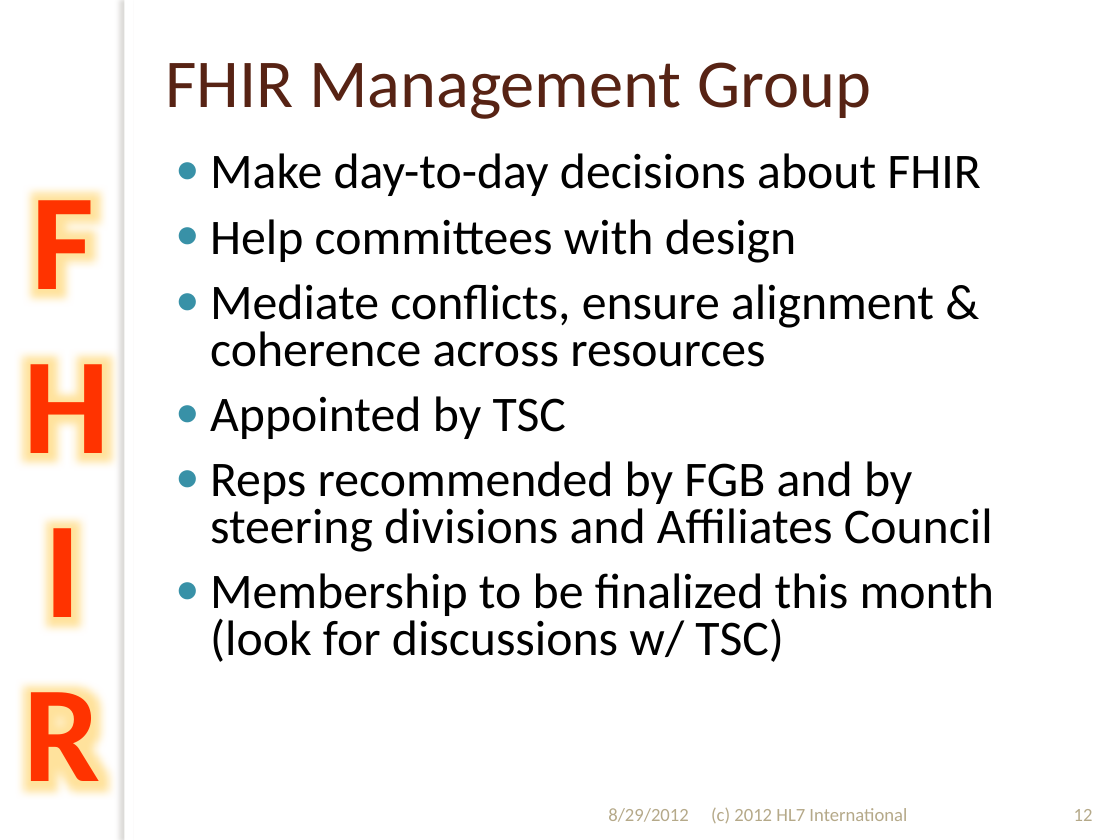
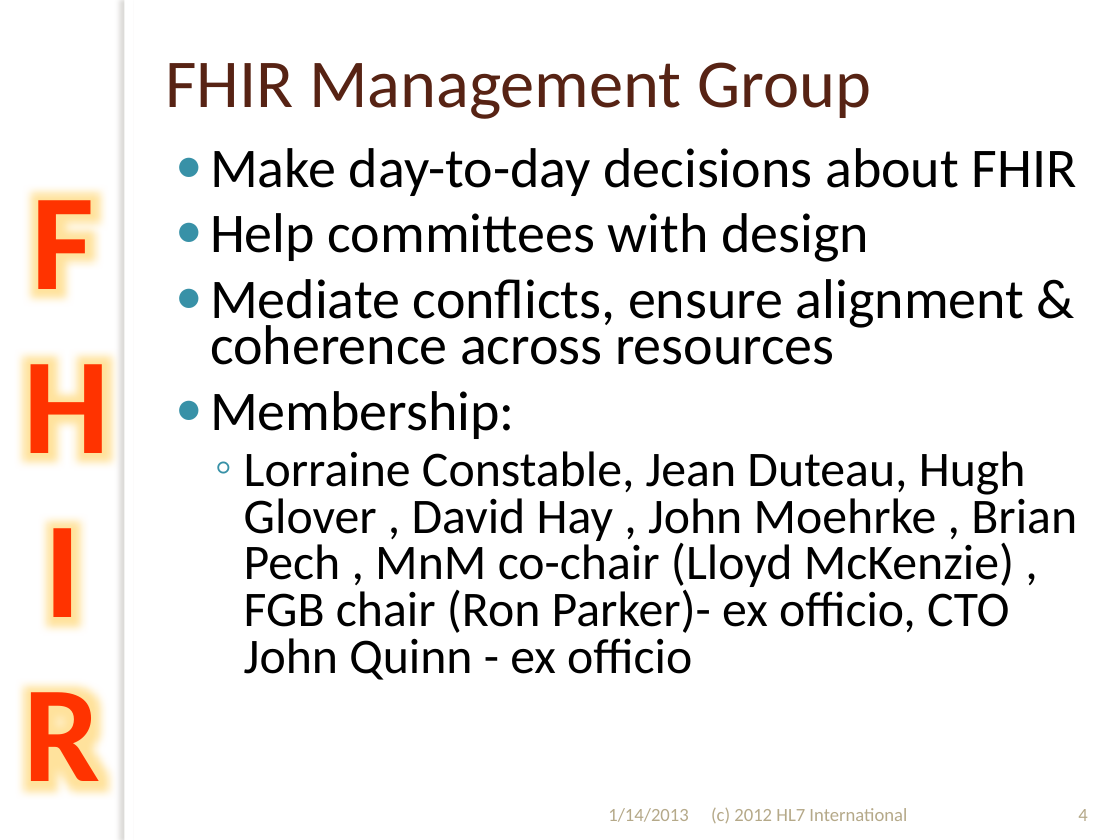
Before and after one commit to vista-novo/fhir, a slide deck: slide 4 of presentations/2012-Sept/201209 WGM Hands on with FHIR.pptx (slide 12 before the commit). Drawn at 1120x840 pixels with LibreOffice and Linux fonts; fonts in the diff are those of the drawing; background and template pictures are left out. Boxes give left, top, right and bottom in pixels: in the first picture for what was removed or moved away, otherwise in the second. Text is boxed around its words. In the diff, an @@ line names an element or a change of style, - is before the commit and + after.

```diff
--- a/presentations/2012-Sept/201209 WGM Hands on with FHIR.pptx
+++ b/presentations/2012-Sept/201209 WGM Hands on with FHIR.pptx
@@ text at [210, 148, 1077, 365]: size 32 to 36 pt in "Make day-to-day decisions about FHIR", "Help committees with design", "Mediate conflicts, ensure alignment & coherence across ..." @@
@@ text at [210, 391, 1077, 680]: text changed @@
-● Appointed by TSC
-● Reps recommended by FGB and by steering divisions and Affiliates Council
-● Membership to be finalized this month (look for discussions w/ TSC)
+● Membership:
+  ◦ Lorraine Constable, Jean Duteau, Hugh Glover , David Hay , John Moehrke , Brian Pech , MnM co-chair (Lloyd McKenzie) , FGB chair (Ron Parker)- ex officio, CTO John Quinn - ex officio
@@ text at [608, 808, 689, 822]: text changed @@
-8/29/2012
+1/14/2013
@@ page number at [1078, 809, 1087, 821]: text changed @@
-12
+4
```
Also in this commit, not shown: 47 other slides changed, 17 slides removed, 13 other files.
